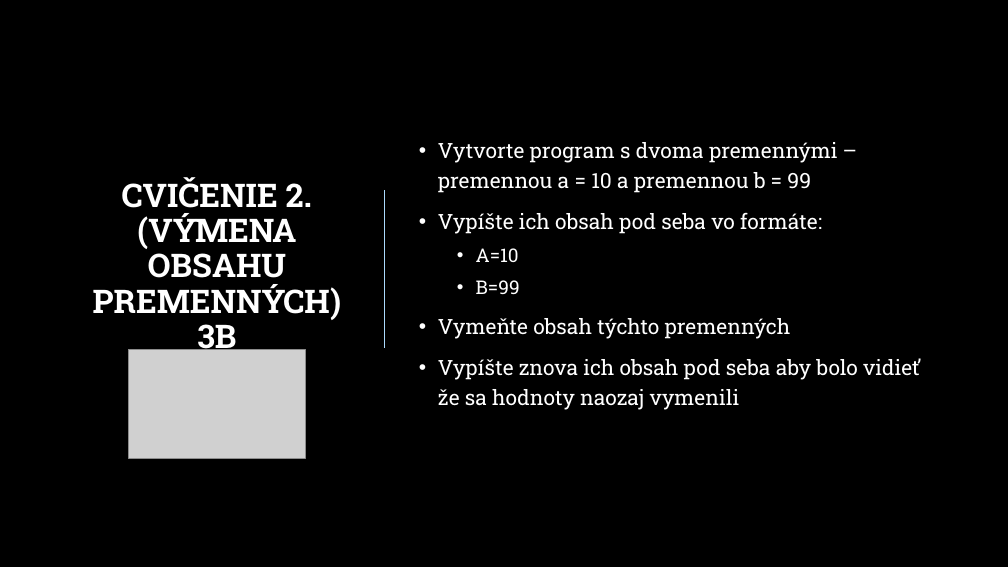
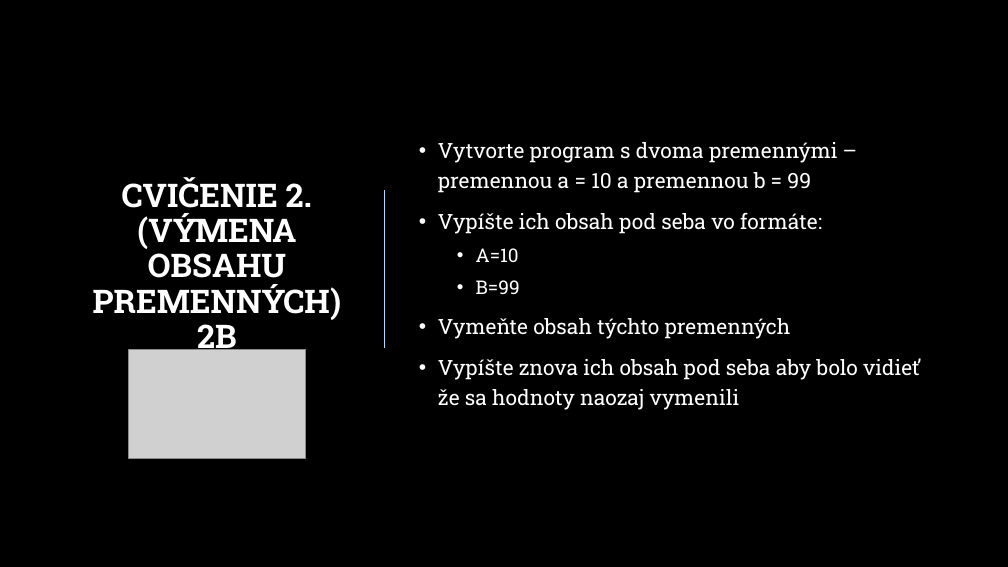
Before and after one commit to andrej667/CRG-PRO-C, a slide deck: slide 15 of 05.Premenne_Vstup_DatoveTypy_Konstanty/4.Premenne_Vstup_DatoveTypy_Konstanty_Pretypovanie.pptx. Drawn at 1008x567 pixels with LibreOffice and Linux fonts; fonts in the diff are those of the drawing; grey boxes stand for pictures; background and template pictures are left out. Boxes give left, top, right and bottom in pixels: in the first picture for what was removed or moved away, otherwise in the second. Text is boxed around its words. In the diff, an @@ line names an element or a change of style, - is before the commit and + after.

```diff
--- a/05.Premenne_Vstup_DatoveTypy_Konstanty/4.Premenne_Vstup_DatoveTypy_Konstanty_Pretypovanie.pptx
+++ b/05.Premenne_Vstup_DatoveTypy_Konstanty/4.Premenne_Vstup_DatoveTypy_Konstanty_Pretypovanie.pptx
@@ title at (x1=93, y1=178, x2=341, y2=356): text changed @@
-CVIČENIE 2. (VÝMENA OBSAHU PREMENNÝCH)
-3B
+CVIČENIE 2. (VÝMENA OBSAHU PREMENNÝCH)
+2B
```
